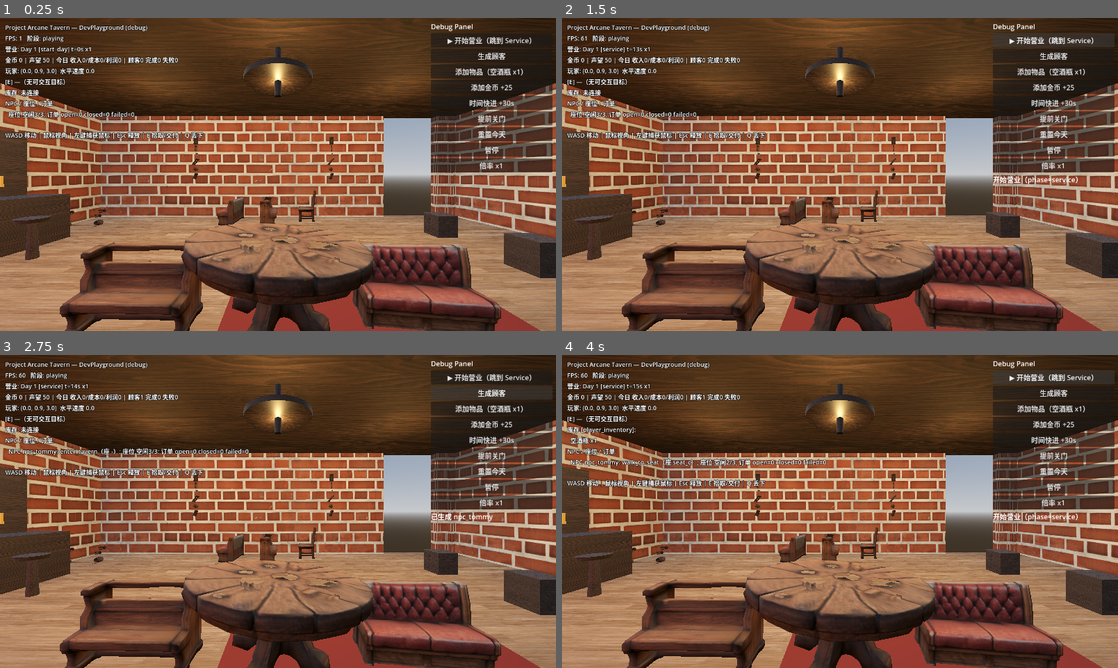
Above: before the commit, frames 1-4 (two rows, left to right).
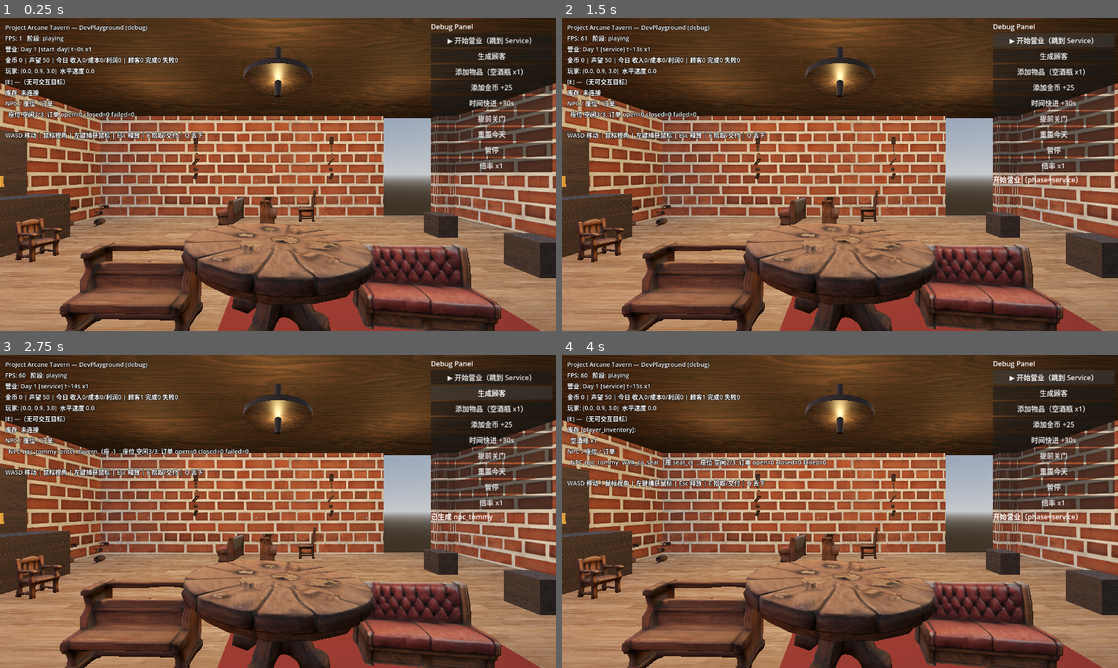
Above: after the commit, the same moments.

Repository: wangyuhao0831-max/-
Game: Godot game, scene res://game/scenes/tavern/tavern.tscn
Same seed, same stepped clock (60 frames per second), same inputs: the game is played once before the commit and once after it.
Inputs:
- Up to frame 1 (0.25 s): no input
- Up to frame 2 (1.5 s): click "▶ 开始营业（跳到 Service）" at 0.5 s; click "▶ 开始营业（跳到 Service）" at 1.25 s
- Up to frame 3 (2.75 s): click "生成顾客" at 2 s
- Up to frame 4 (4 s): click "添加物品（空酒瓶 x1）" at 2.75 s; click "▶ 开始营业（跳到 Service）" at 3.5 s

The runs differ from the first frame. In frame 1, 0.7% of the frame differs, in the area x 0-20%, y 59-78%; in frame 2, 0.7%; in frame 3, 0.7%; in frame 4, 0.7%.

Commit message:
feat(tavern-bar): use provided round-stool asset (part_03) for the bar stools and enlarge provided barrels (scale 1.35)

Diff:
--- a/game/scenes/tavern/tavern.tscn
+++ b/game/scenes/tavern/tavern.tscn
@@ -364,34 +364,22 @@
 material_override = SubResource("MatStairs")
 
 [node name="BarStool1" type="MeshInstance3D" parent="."]
-transform = Transform3D(1, 0, 0, 0, 1, 0, 0, 0, 1, -4.7, 0.35, -0.9)
-mesh = SubResource("MeshRoundStoolPedestal")
-material_override = SubResource("MatCounter")
-
-[node name="BarStool1Seat" type="MeshInstance3D" parent="."]
-transform = Transform3D(1, 0, 0, 0, 1, 0, 0, 0, 1, -4.7, 0.735, -0.9)
-mesh = SubResource("MeshRoundStoolSeat")
-material_override = SubResource("MatCounter")
+transform = Transform3D(1, 0, 0, 0, 1, 0, 0, 0, 1, -4.6, 0, -0.9)
+scale = Vector3(3.0, 3.0, 3.0)
+mesh = ExtResource("m_p03")
+material_override = SubResource("MatFurniture")
 
 [node name="BarStool2" type="MeshInstance3D" parent="."]
-transform = Transform3D(1, 0, 0, 0, 1, 0, 0, 0, 1, -4.7, 0.35, 0.0)
-mesh = SubResource("MeshRoundStoolPedestal")
-material_override = SubResource("MatCounter")
-
-[node name="BarStool2Seat" type="MeshInstance3D" parent="."]
-transform = Transform3D(1, 0, 0, 0, 1, 0, 0, 0, 1, -4.7, 0.735, 0.0)
-mesh = SubResource("MeshRoundStoolSeat")
-material_override = SubResource("MatCounter")
+transform = Transform3D(1, 0, 0, 0, 1, 0, 0, 0, 1, -4.6, 0, 0.0)
+scale = Vector3(3.0, 3.0, 3.0)
+mesh = ExtResource("m_p03")
+material_override = SubResource("MatFurniture")
 
 [node name="BarStool3" type="MeshInstance3D" parent="."]
-transform = Transform3D(1, 0, 0, 0, 1, 0, 0, 0, 1, -4.7, 0.35, 0.9)
-mesh = SubResource("MeshRoundStoolPedestal")
-material_override = SubResource("MatCounter")
-
-[node name="BarStool3Seat" type="MeshInstance3D" parent="."]
-transform = Transform3D(1, 0, 0, 0, 1, 0, 0, 0, 1, -4.7, 0.735, 0.9)
-mesh = SubResource("MeshRoundStoolSeat")
-material_override = SubResource("MatCounter")
+transform = Transform3D(1, 0, 0, 0, 1, 0, 0, 0, 1, -4.6, 0, 0.9)
+scale = Vector3(3.0, 3.0, 3.0)
+mesh = ExtResource("m_p03")
+material_override = SubResource("MatFurniture")
 [node name="Table" type="MeshInstance3D" parent="."]
 transform = Transform3D(1, 0, 0, 0, 1, 0, 0, 0, 1, 0, 0, 0.8)
 scale = Vector3(6, 6, 6)
@@ -443,21 +431,21 @@
 [node name="Barrel1" type="MeshInstance3D" parent="."]
 transform = Transform3D(1, 0, 0, 0, 1, 0, 0, 0, 1, -6.3, 0, -2.9)
 rotation_degrees = Vector3(-90, 0, 0)
-scale = Vector3(1.1, 1.1, 1.1)
+scale = Vector3(1.35, 1.35, 1.35)
 mesh = ExtResource("m_bar")
 material_override = SubResource("MatBarrel")
 
 [node name="Barrel2" type="MeshInstance3D" parent="."]
 transform = Transform3D(1, 0, 0, 0, 1, 0, 0, 0, 1, -5.6, 0, -3.2)
 rotation_degrees = Vector3(-90, 0, 0)
-scale = Vector3(1.1, 1.1, 1.1)
+scale = Vector3(1.35, 1.35, 1.35)
 mesh = ExtResource("m_bar")
 material_override = SubResource("MatBarrel")
 
 [node name="Barrel3" type="MeshInstance3D" parent="."]
 transform = Transform3D(1, 0, 0, 0, 1, 0, 0, 0, 1, -6.3, 0, -2.0)
 rotation_degrees = Vector3(-90, 0, 0)
-scale = Vector3(1.1, 1.1, 1.1)
+scale = Vector3(1.35, 1.35, 1.35)
 mesh = ExtResource("m_bar")
 material_override = SubResource("MatBarrel")
 [node name="Banner1" type="MeshInstance3D" parent="."]
